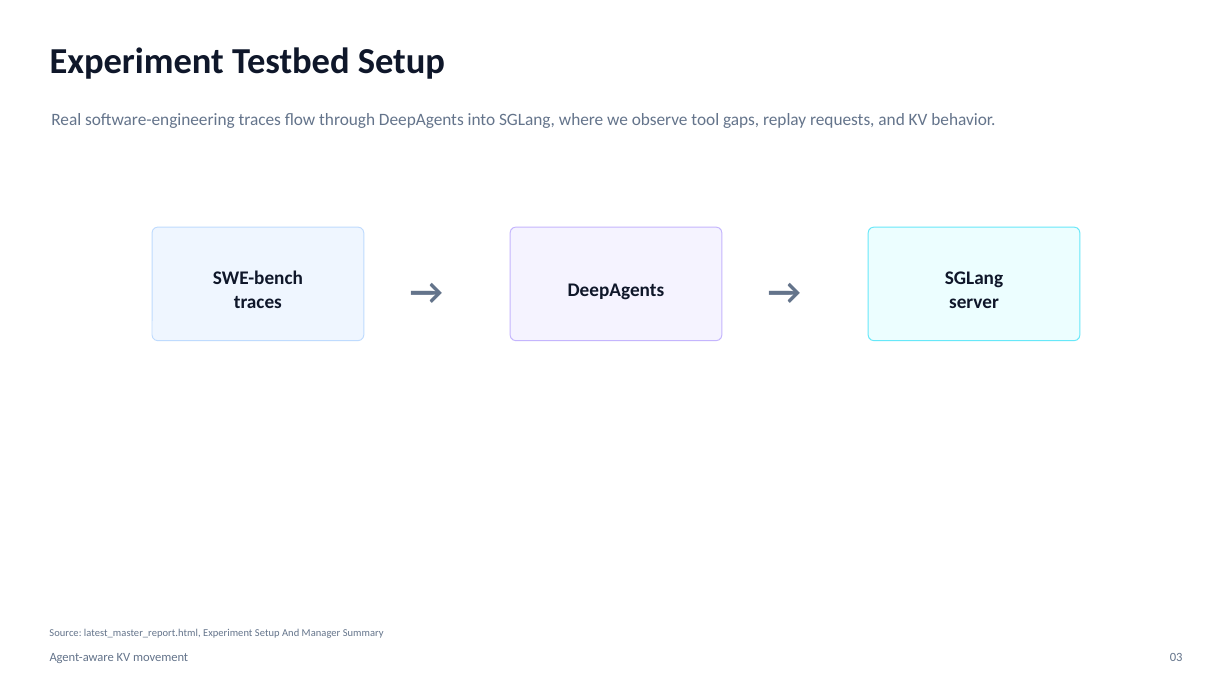
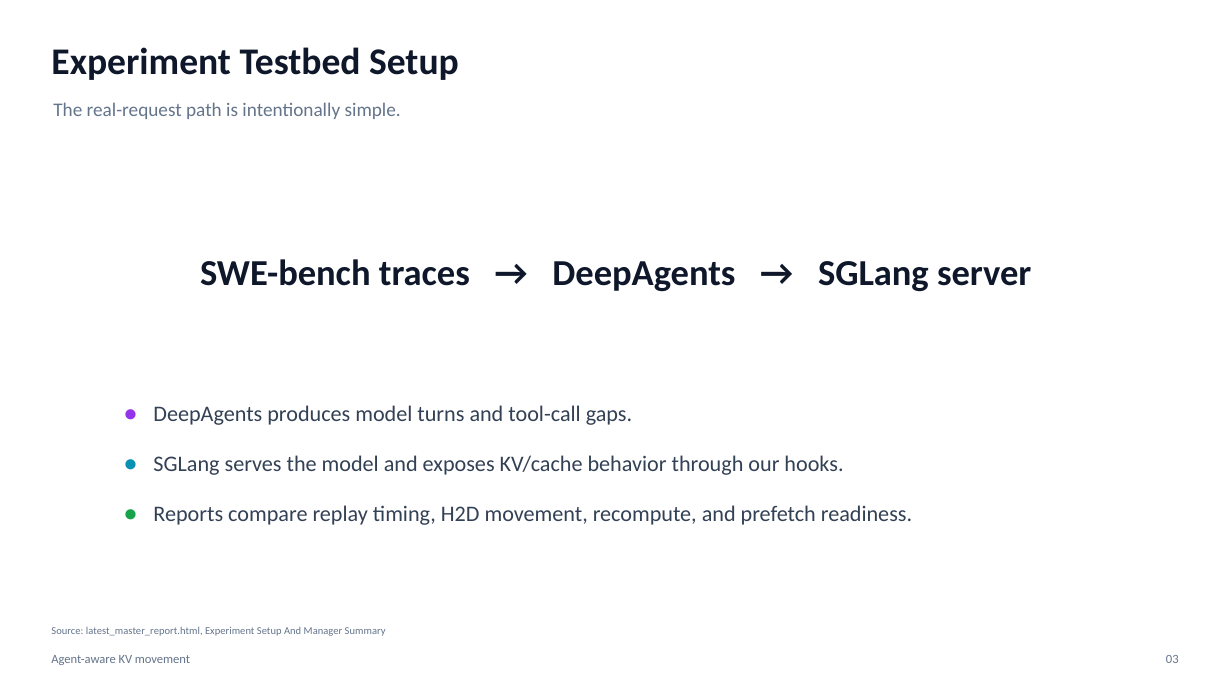
Before and after one commit to the308official-afk/agentic-hardware, a slide deck: slide 3 of sglang_direct_kv/artifacts/slides/agent_aware_kv_movement_manager_deck.pptx. Drawn at 1232x693 pixels with LibreOffice and Linux fonts; fonts in the diff are those of the drawing. Boxes give left, top, right and bottom in pixels: in the first picture for what was removed or moved away, otherwise in the second. Text is boxed around its words. In the diff, an @@ line names an element or a change of style, - is before the commit and + after.

Commit message:
Simplify manager deck to point style

```diff
--- a/sglang_direct_kv/artifacts/slides/agent_aware_kv_movement_manager_deck.pptx
+++ b/sglang_direct_kv/artifacts/slides/agent_aware_kv_movement_manager_deck.pptx
@@ text "Experiment Testbed Setup" at (x1=51, y1=47, x2=459, y2=80): size 28.5 to 29.2 pt @@
@@ text at (x1=53, y1=102, x2=401, y2=119): text changed; size 13.5 to 15 pt @@
-Real software-engineering traces flow through DeepAgents into SGLang, where we observe tool gaps, replay requests, and KV behavior.
+The real-request path is intentionally simple.
@@ rounded rectangle removed at (x1=152, y1=227, x2=364, y2=341) @@
@@ rounded rectangle removed at (x1=510, y1=227, x2=722, y2=341) @@
@@ rounded rectangle removed at (x1=869, y1=227, x2=1080, y2=341) @@
@@ text at (x1=200, y1=259, x2=1031, y2=292): text changed; size 15 to 28.5 pt @@
-SWE-bench
-traces
+SWE-bench traces → DeepAgents → SGLang server
@@ text removed at (x1=389, y1=263, x2=464, y2=306) @@
-→
@@ text removed at (x1=568, y1=283, x2=665, y2=300) @@
-DeepAgents
@@ text removed at (x1=945, y1=271, x2=1003, y2=308) @@
-SGLang
-server
@@ text added at (x1=116, y1=393, x2=135, y2=423), 18.8 pt, text #9333EA, bold @@
+•
@@ text added at (x1=153, y1=405, x2=632, y2=425), 17.2 pt, text #334155 @@
+DeepAgents produces model turns and tool-call gaps.
@@ text added at (x1=116, y1=443, x2=135, y2=473), 18.8 pt, text #0891B2, bold @@
+•
@@ text added at (x1=153, y1=455, x2=843, y2=475), 17.2 pt, text #334155 @@
+SGLang serves the model and exposes KV/cache behavior through our hooks.
@@ text at (x1=116, y1=493, x2=135, y2=523): text changed; size 28.5 to 18.8 pt; text colour #64748B to #16A34A @@
-→
+•
@@ text added at (x1=153, y1=505, x2=912, y2=525), 17.2 pt, text #334155 @@
+Reports compare replay timing, H2D movement, recompute, and prefetch readiness.
@@ text "03" moved from (x1=1170, y1=653, x2=1183, y2=661) to (x1=1166, y1=655, x2=1179, y2=663) @@
```
Also in this commit, not shown: 9 other slides changed, 1 slide added, 1 slide removed, 3 other files.
